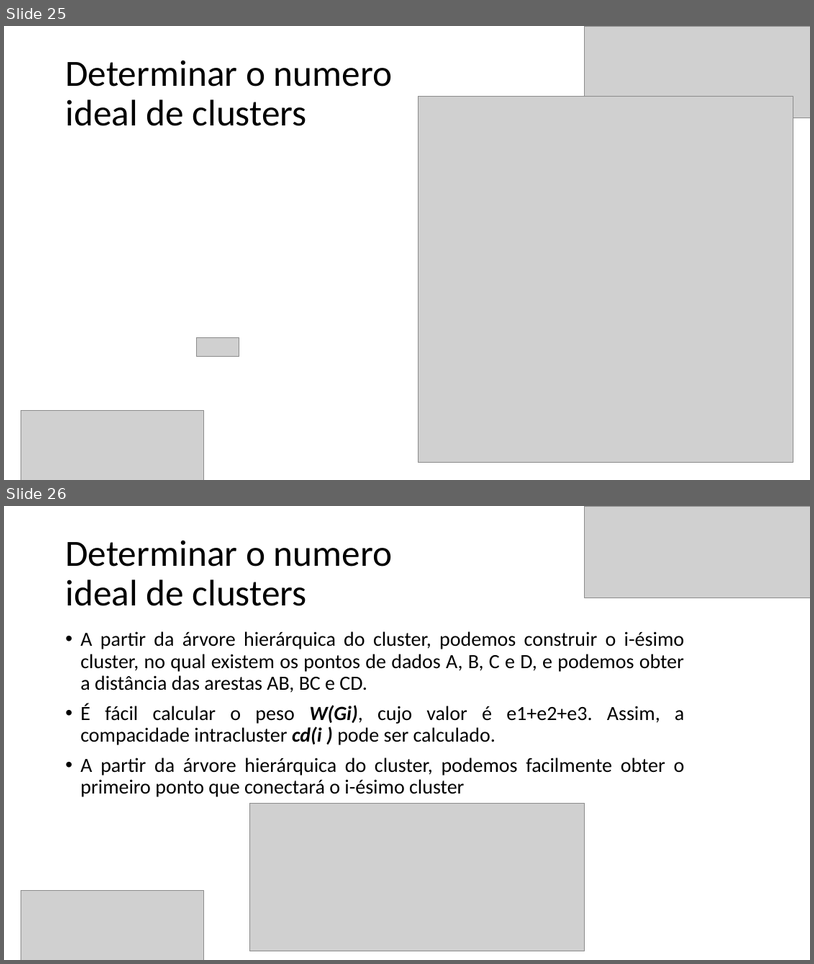
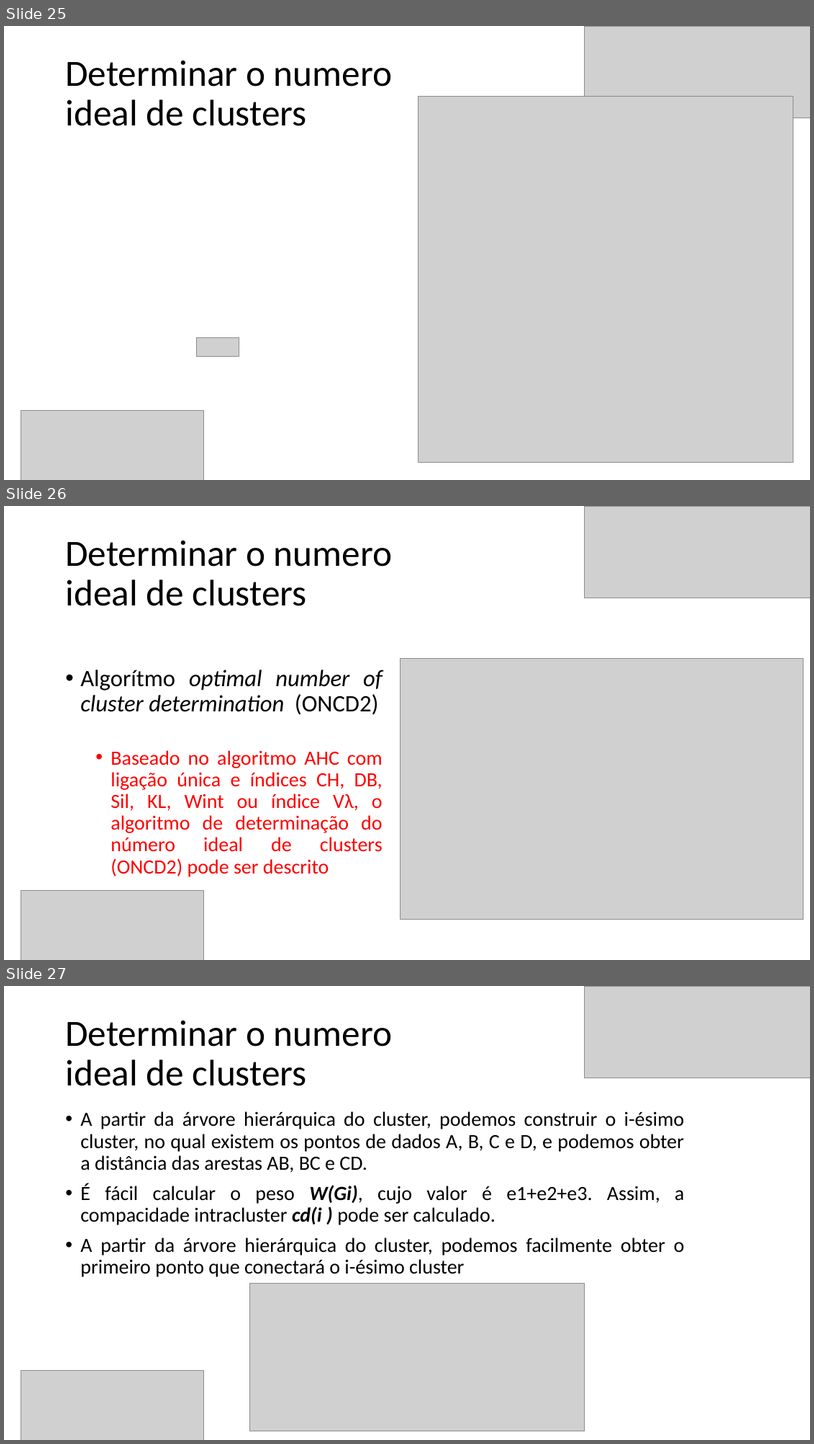
Before and after one commit to Marcio-Salmazo/PRT_Agrupamento, a slide deck: Seminario/optimal clusters - SLIDES.pptx. Shown one above the other, each under a label of ours: slides 25 and 26 before the commit, slides 25, 26 and 27 after it. The pictures are 814x964 and 814x1444 pixels, drawn with LibreOffice and Linux fonts; fonts in the diff are those of the drawing; grey boxes stand for pictures. Boxes give left, top, right and bottom in pixels: in the first picture for what was removed or moved away, otherwise in the second. Text is boxed around its words. In the diff, an @@ line names an element or a change of style, - is before the commit and + after.

```diff
--- a/Seminario/optimal clusters - SLIDES.pptx
+++ b/Seminario/optimal clusters - SLIDES.pptx
@@ slide 26 added at (x1=4, y1=506, x2=810, y2=960), background #FFFFFF @@
@@ picture added at (x1=585, y1=506, x2=810, y2=598) @@
@@ title added at (x1=65, y1=540, x2=392, y2=606), 44 pt, text #000000 @@
+Determinar o numero
+ideal de clusters
@@ text added at (x1=80, y1=669, x2=383, y2=877), 24 pt, text #FF0000 @@
+• Algorítmo optimal number of cluster determination (ONCD2)
+  • Baseado no algoritmo AHC com ligação única e índices CH, DB, Sil, KL, Wint ou índice Vλ, o algoritmo de determinação do número ideal de clusters (ONCD2) pode ser descrito
@@ picture added at (x1=400, y1=658, x2=804, y2=919) @@
@@ picture added at (x1=21, y1=890, x2=203, y2=960) @@
@@ what was slide 26 is now slide 27 @@
```
Also in this commit, not shown: 1 slide changed, 8 other slides added, 1 slide removed.
